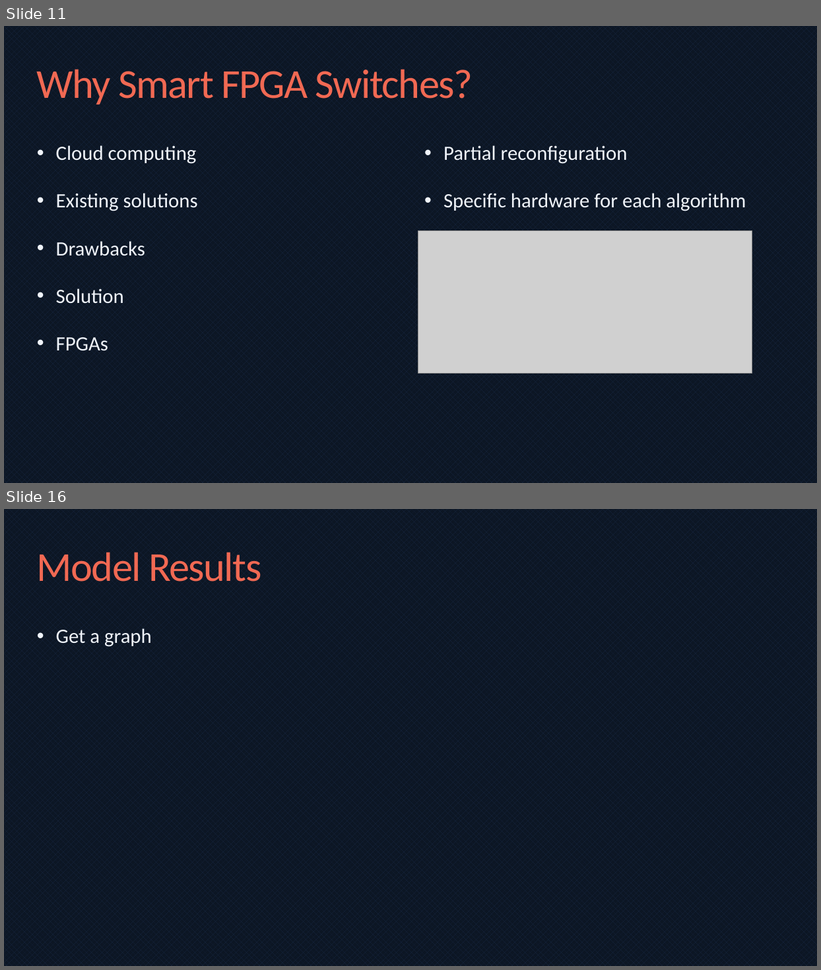
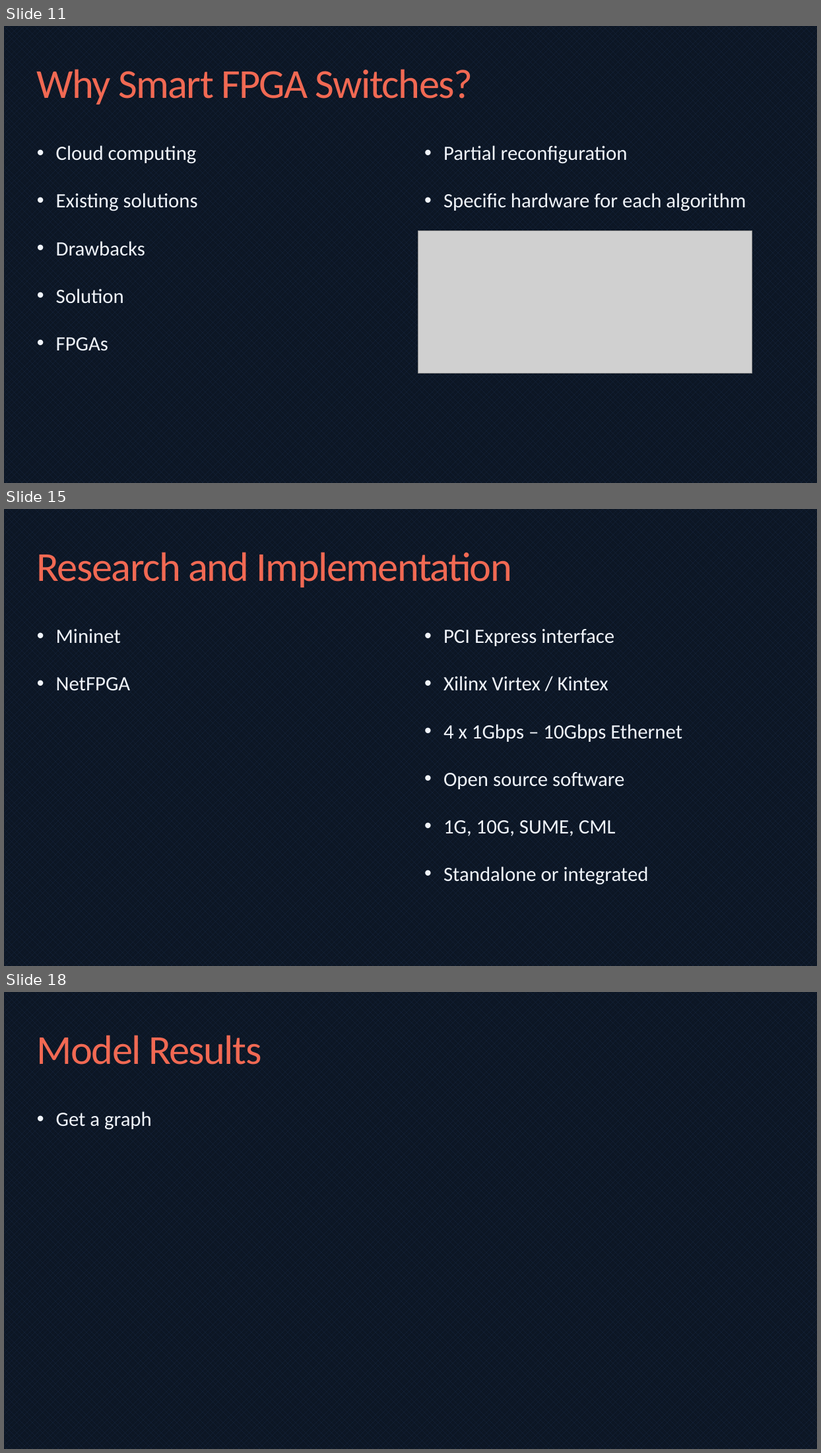
Before and after one commit to bmaximuml/CS351-Reports, a slide deck: Presentation/Network Switch Design on FPGAs.pptx. Shown one above the other, each under a label of ours: slides 11 and 16 before the commit, slides 11, 15 and 18 after it; the slides between them are not shown. The pictures are 821x970 and 821x1453 pixels, drawn with LibreOffice and Linux fonts; fonts in the diff are those of the drawing; grey boxes stand for pictures. Boxes give left, top, right and bottom in pixels: in the first picture for what was removed or moved away, otherwise in the second. Text is boxed around its words. In the diff, an @@ line names an element or a change of style, - is before the commit and + after.

```diff
--- a/Presentation/Network Switch Design on FPGAs.pptx
+++ b/Presentation/Network Switch Design on FPGAs.pptx
@@ slide 15 added at bbox=[4, 509, 817, 966], background pattern #1A2A46 on #0C1624 @@
@@ title added at bbox=[37, 552, 512, 588], 48.6 pt, text #F16953 @@
+Research and Implementation
@@ text added at bbox=[56, 629, 131, 691], 24 pt, text #F0F4FA @@
+• Mininet
+• NetFPGA
@@ text added at bbox=[444, 629, 682, 885], 24 pt, text #F0F4FA @@
+• PCI Express interface
+• Xilinx Virtex / Kintex
+• 4 x 1Gbps – 10Gbps Ethernet
+• Open source software
+• 1G, 10G, SUME, CML
+• Standalone or integrated
@@ what was slide 16 is now slide 18 @@
```
Also in this commit, not shown: 5 slides changed, 1 other slide added, 1 other file.
